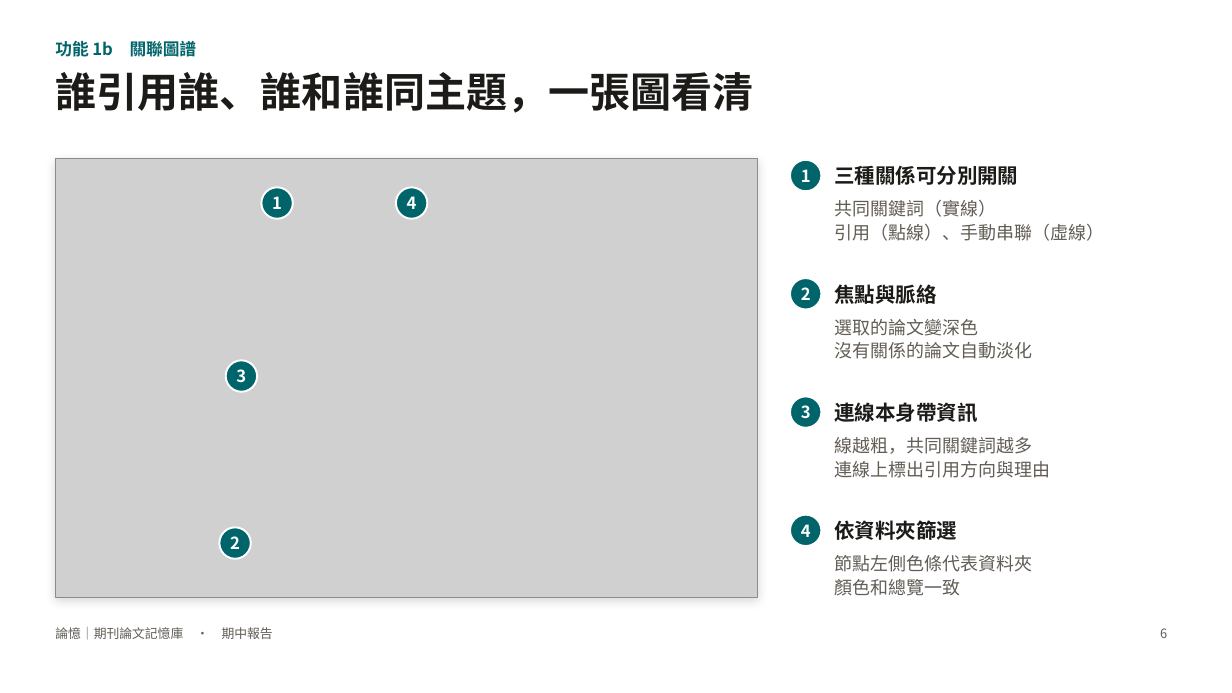
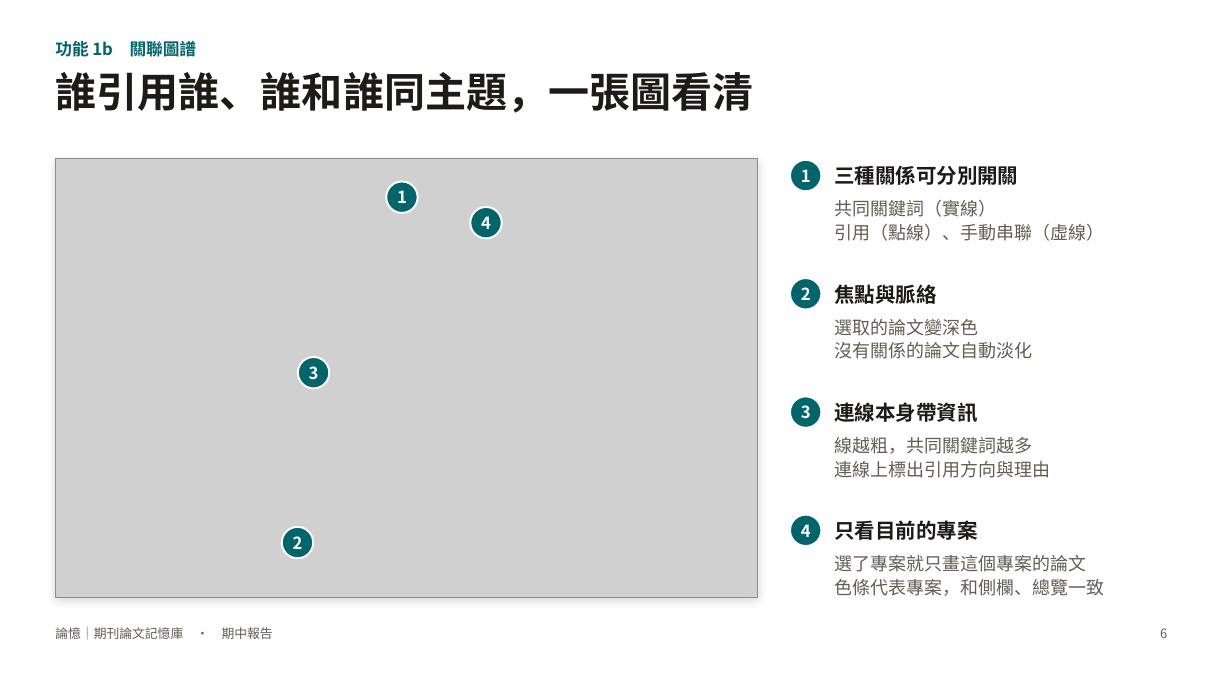
Before and after one commit to charleslin2003-prog/Journal-Article-Memory-Tool, a slide deck: slide 6 of docs/期中報告_論憶.pptx. Drawn at 1232x693 pixels with LibreOffice and Linux fonts; fonts in the diff are those of the drawing; grey boxes stand for pictures. Boxes give left, top, right and bottom in pixels: in the first picture for what was removed or moved away, otherwise in the second. Text is boxed around its words. In the diff, an @@ line names an element or a change of style, - is before the commit and + after.

```diff
--- a/docs/期中報告_論憶.pptx
+++ b/docs/期中報告_論憶.pptx
@@ text "1" moved from (x1=272, y1=196, x2=282, y2=209) to (x1=397, y1=190, x2=407, y2=203) @@
@@ ellipse moved from (x1=262, y1=188, x2=293, y2=219) to (x1=386, y1=181, x2=418, y2=213) @@
@@ text "4" moved from (x1=407, y1=196, x2=417, y2=209) to (x1=481, y1=216, x2=491, y2=229) @@
@@ ellipse moved from (x1=396, y1=188, x2=428, y2=219) to (x1=470, y1=207, x2=502, y2=238) @@
@@ text "3" moved from (x1=236, y1=369, x2=246, y2=383) to (x1=309, y1=366, x2=319, y2=380) @@
@@ ellipse moved from (x1=226, y1=360, x2=257, y2=392) to (x1=298, y1=357, x2=329, y2=388) @@
@@ text "2" moved from (x1=230, y1=536, x2=240, y2=549) to (x1=293, y1=536, x2=303, y2=549) @@
@@ ellipse moved from (x1=219, y1=528, x2=250, y2=559) to (x1=282, y1=527, x2=313, y2=558) @@
@@ text at (x1=834, y1=520, x2=977, y2=540): text changed @@
-依資料夾篩選
+只看目前的專案
@@ text at (x1=834, y1=555, x2=1104, y2=596): text changed @@
-節點左側色條代表資料夾
-顏色和總覽一致
+選了專案就只畫這個專案的論文
+色條代表專案，和側欄、總覽一致
```
Also in this commit, not shown: 10 other slides changed, 3 slides added, 14 other files.
